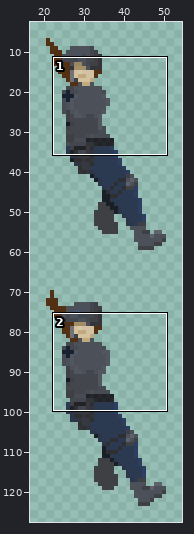
One commit to this sprite sheet: Assets/Art/2D/Animations/Characters/Stealth Master/Base/Jump/Loop/SM_BDY_Fall_RV.png. The first picture is a wide view before the edit; the outline marks the close-up.
Close-up. Before:
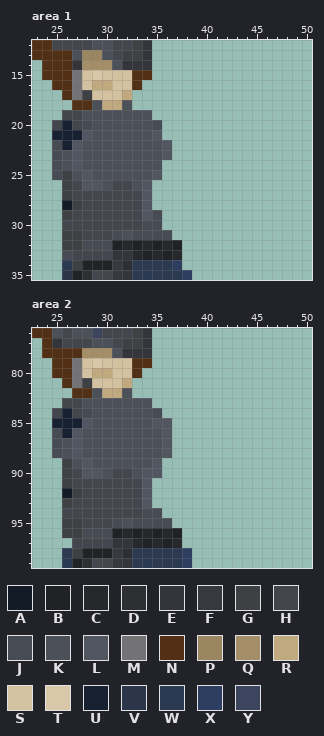
The file is 64x128 pixels. Colours within 5 levels of each other are drawn and written as one. Shown: area 1: x 23..50, y 12..35; area 2: x 23..50, y 76..99. The wide view leaves out empty margins.
Palette (. is transparent): A #131b27  B #212225  C #27282b  D #2d2f32  E #33353a  F #373940  G #3f4043  H #43464d  J #474b53  K #4c5059  L #525661  M #737376  N #513016  P #9a8661  Q #a38e67  R #c0a97f  S #d3c19f  T #d9c8a8  U #172131  V #2b364a  W #2b3951  X #2d3e61  Y #3b465e
Pixels before, area 1, first column x 23:
12 NNHHHHKKHHGE....
13 NNNNKPPKHGGE....
14 .NNNEQQQKEEE....
15 .NNNMSTSSSNN....
16 ..NNMSRRSSN.....
17 ...NMGSSSR......
18 ....NNKRRK......
19 ...HHKKKKKKK....
20 ..HUHJKKKKKKJ...
21 ..UUULKKKKKKL...
22 ..JULKKKKKKKKL..
23 ..JKLKKKKKKKKL..
24 ..JKLKKKKKKKK...
25 ..JGKLKKKKKKL...
26 ...GHLLKHHKL....
27 ...GHHHHHHHL....
28 ...AGHHHHHHL....
29 ...GHHHHHHHLJ...
30 ...HHHHHHHHJJ...
31 ...GGHHHJKJJJJ..
32 ...GGJJJBCBCBCB.
33 ...JHHHHEECBCBC.
34 ...WGBBBFDWWWWX.
35 ...VBDHHFEWWWWWX
Pixels before, area 2, first column x 23:
 76 NNKHKKYHHHGE....
 77 .NEHHHKKHGGE....
 78 .NNNNQQQKEEE....
 79 ..NNMSTSSSNN....
 80 ..NNMSRRSSN.....
 81 ...NMGSSSR......
 82 ....NNKRRK......
 83 ...HHKKKKKKK....
 84 ..HUHJKKKKKKJ...
 85 ..UUULKKKKKKLL..
 86 ..JULKKKKKKKKL..
 87 ..JKLKKKKKKKKL..
 88 ..JKLKKKKKKKKL..
 89 ...GKLKKKKKKL...
 90 ...GHLLKHHKLL...
 91 ...GHHHHHHHL....
 92 ...AGHHHHHHL....
 93 ...GHHHHHHHL....
 94 ...HHHHHHHHJJ...
 95 ...GGHHHJKJJJJ..
 96 ...GGJJJBCBCBCB.
 97 ....HHHHEECBCBC.
 98 ...WGBBBFDWWWWWX
 99 ...WBDHHFEWWWWWX
And afterwards:
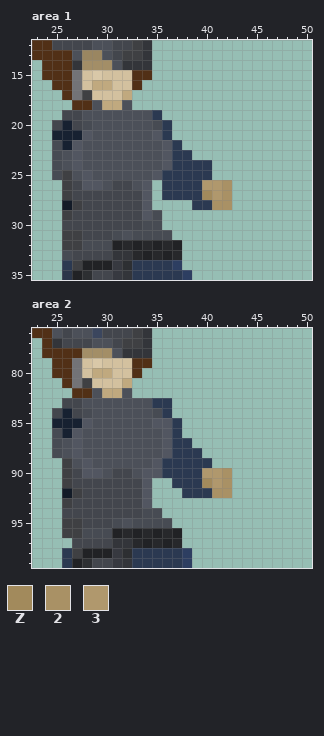
Colours new in this view: Z #a28a5c  2 #a99165  3 #b0986d
The edit:
Area 1:
Colour 2 is added in rows 26 to 27 at x 42; in row 28 at x 41 to 42.
Colour 3 is added in row 26 at x 40 to 41; in row 27 at x 41.
Colour L is added in row 24 at x 36.
Colour W is added in row 19 at x 35; in rows 20 to 21 at x 36; in row 22 at x 37; in row 23 at x 37 to 38; in row 24 at x 37 to 40; in row 25 at x 36 to 40.
Colour W is added in rows 26 to 27 at x 36 to 39; in row 28 at x 39 to 40.
Colour Z is added in row 27 at x 40.
Area 2:
Colour 2 is added in rows 90 to 91 at x 42; in row 92 at x 41 to 42.
Colour 3 is added in row 90 at x 40 to 41; in row 91 at x 41.
Colour W is added in row 83 at x 35 to 36; in row 84 at x 36; in rows 85 to 86 at x 37; in row 87 at x 37 to 38; in row 88 at x 37 to 39; in row 89 at x 36 to 40.
Colour W is added in row 90 at x 36 to 39; in row 91 at x 37 to 39; in row 92 at x 38 to 40.
Colour Z is added in row 91 at x 40.
Where, in picture pixels (left, top, right, bottom), the same in both close-ups:
added: (152, 110, 232, 210)
added: (152, 398, 232, 498)
